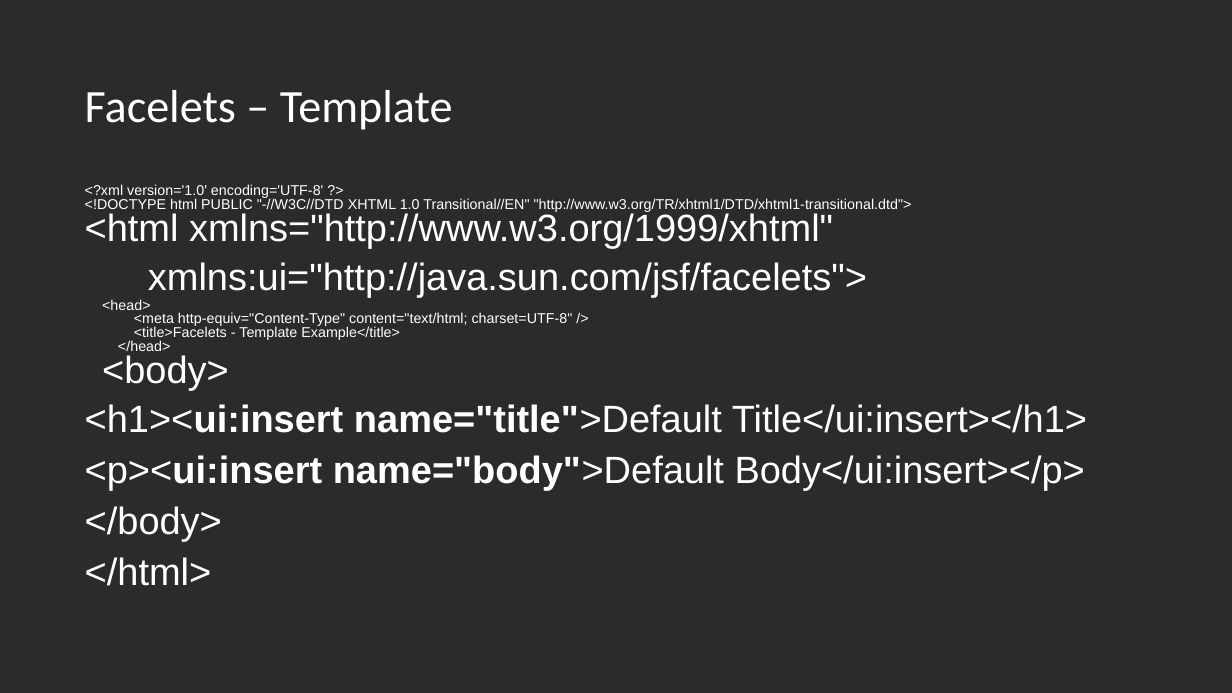
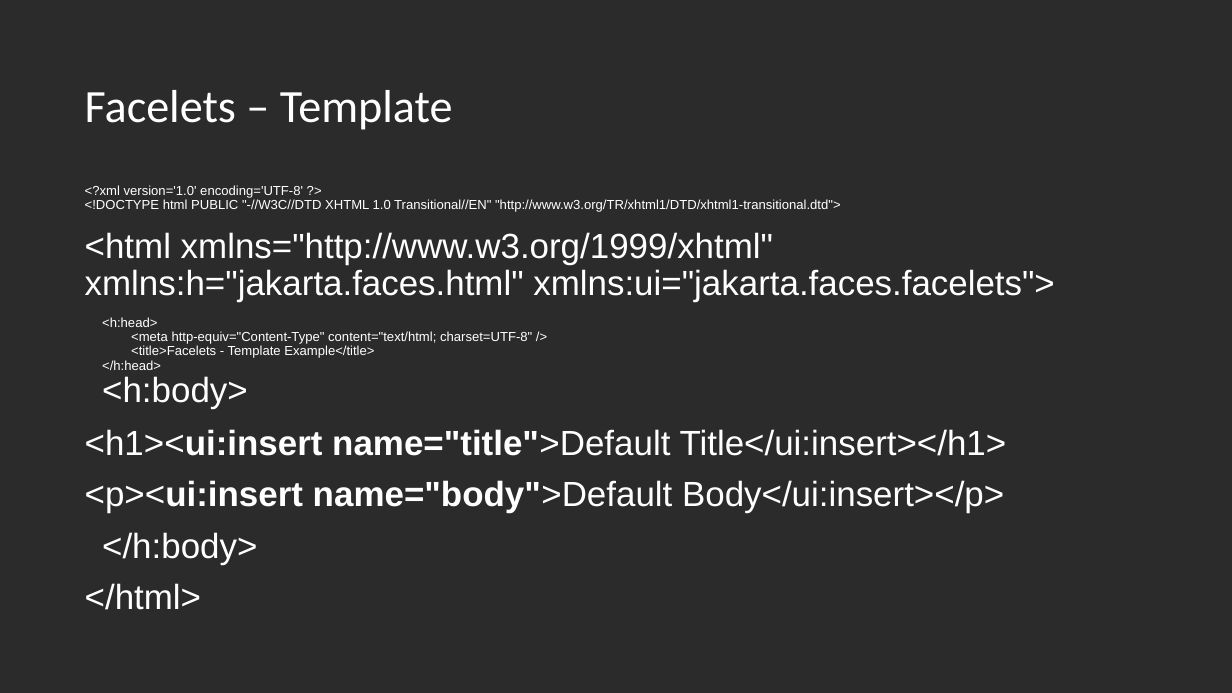
Before and after one commit to aubi/education, a slide deck: slide 29 of jakarta/faces/Introduction/faces-introduction.pptx. Drawn at 1232x693 pixels with LibreOffice and Linux fonts; fonts in the diff are those of the drawing; background and template pictures are left out; a plain dark background stands for a picture behind light text. Boxes give left, top, right and bottom in pixels: in the first picture for what was removed or moved away, otherwise in the second. Text is boxed around its words. In the diff, an @@ line names an element or a change of style, - is before the commit and + after.

```diff
--- a/jakarta/faces/Introduction/faces-introduction.pptx
+++ b/jakarta/faces/Introduction/faces-introduction.pptx
@@ text at [85,185,1007,610]: size 11.1 to 10.2 pt in "<?xml version='1.0' encoding='UTF-8' ?>", "<!DOCTYPE html PUBLIC "-//W3C//DTD XHTML 1.0 Transitional//E ...", "<meta http-equiv="Content-Type" content="text/html; charset= ...", "<title>Facelets - Template Example</title>"; size 29.6 to 27.2 pt in "<h1><ui:insert name="title">Default Title</ui:insert></h1>", "<p><ui:insert name="body">Default Body</ui:insert></p>", "</html>"; line spacing 0.8 to 0.9; line spacing 0.95 to 1.05 @@
@@ text at [85,232,1054,327]: text changed; size 29.6 to 27.2 pt @@
-<html xmlns="http://www.w3.org/1999/xhtml"
-xmlns:ui="http://java.sun.com/jsf/facelets">
-<head>
+<html xmlns="http://www.w3.org/1999/xhtml" xmlns:h="jakarta.faces.html" xmlns:ui="jakarta.faces.facelets">
+<h:head>
@@ text at [102,360,248,409]: text changed; size 11.1 to 10.2 pt @@
-</head>
-<body>
+</h:head>
+<h:body>
@@ text at [102,532,257,565]: text changed; size 29.6 to 27.2 pt @@
-</body>
+</h:body>
```
Also in this commit, not shown: 3 other slides changed.
